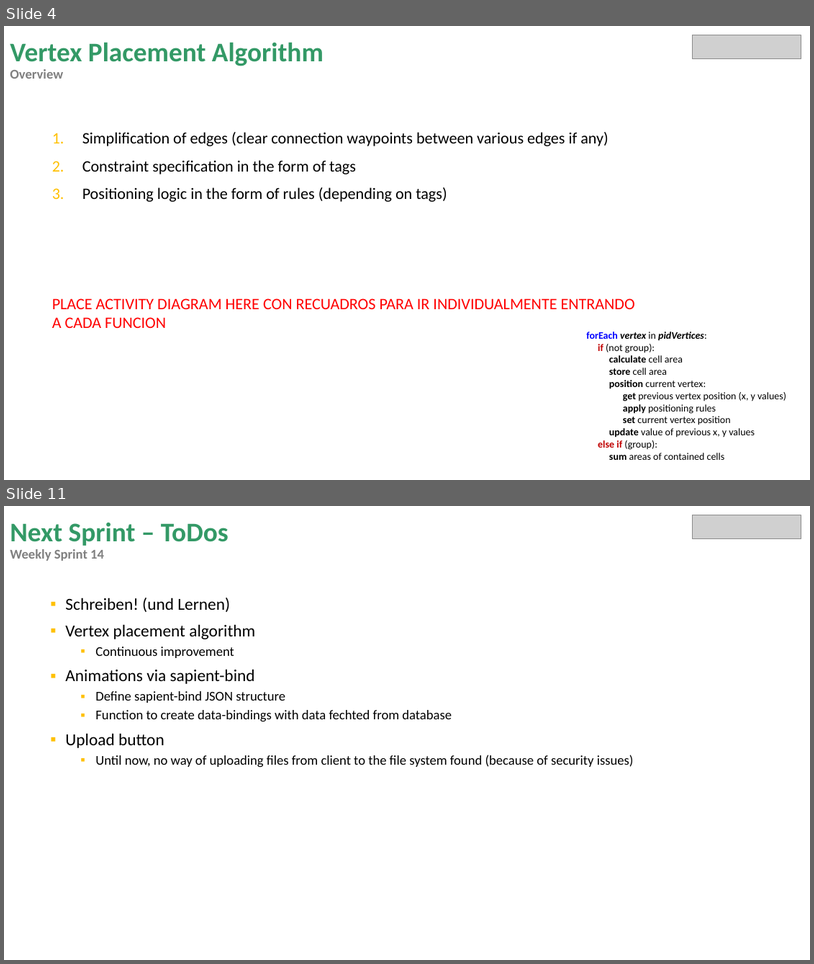
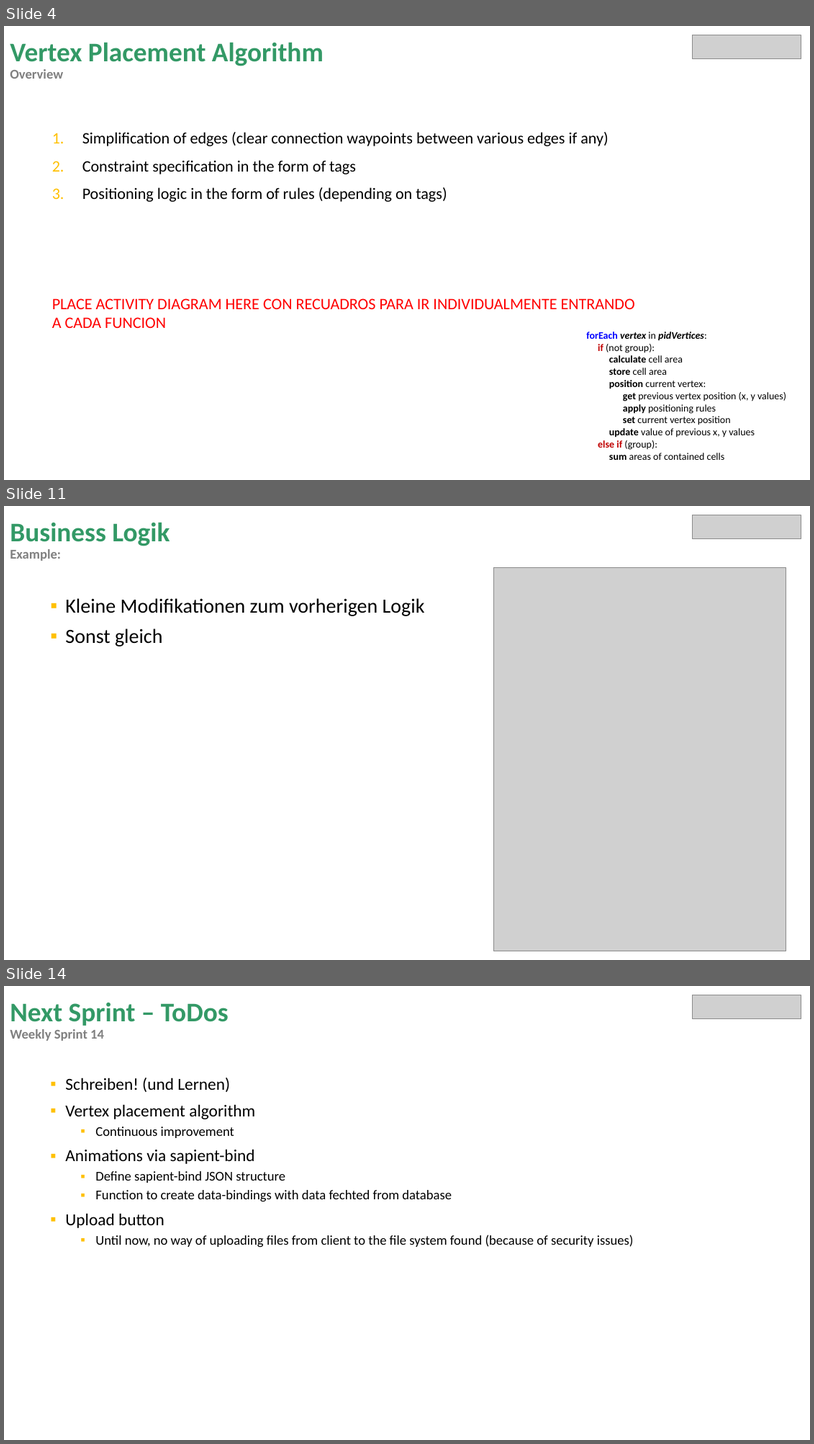
Before and after one commit to miguelrk/tum-mw-bachelorarbeit, a slide deck: 3 Entwicklungsphase/weekly_meeting_14.pptx. Shown one above the other, each under a label of ours: slides 4 and 11 before the commit, slides 4, 11 and 14 after it; the slides between them are not shown. The pictures are 814x964 and 814x1444 pixels, drawn with LibreOffice and Linux fonts; fonts in the diff are those of the drawing; grey boxes stand for pictures. Boxes give left, top, right and bottom in pixels: in the first picture for what was removed or moved away, otherwise in the second. Text is boxed around its words. In the diff, an @@ line names an element or a change of style, - is before the commit and + after.

```diff
--- a/3 Entwicklungsphase/weekly_meeting_14.pptx
+++ b/3 Entwicklungsphase/weekly_meeting_14.pptx
@@ slide 11 added at [4, 506, 810, 960], background #FFFFFF @@
@@ title added at [10, 522, 170, 561], 32 pt, text #339966, bold @@
+Business Logik
+Example:
@@ picture added at [693, 515, 802, 538] @@
@@ picture added at [494, 567, 787, 950] @@
@@ text added at [65, 598, 425, 646], 24 pt, text #000000 @@
+▪ Kleine Modifikationen zum vorherigen Logik
+▪ Sonst gleich
@@ what was slide 11 is now slide 14 @@
```
Also in this commit, not shown: 6 slides changed, 3 other slides added, 1 slide removed, 20 other files.
